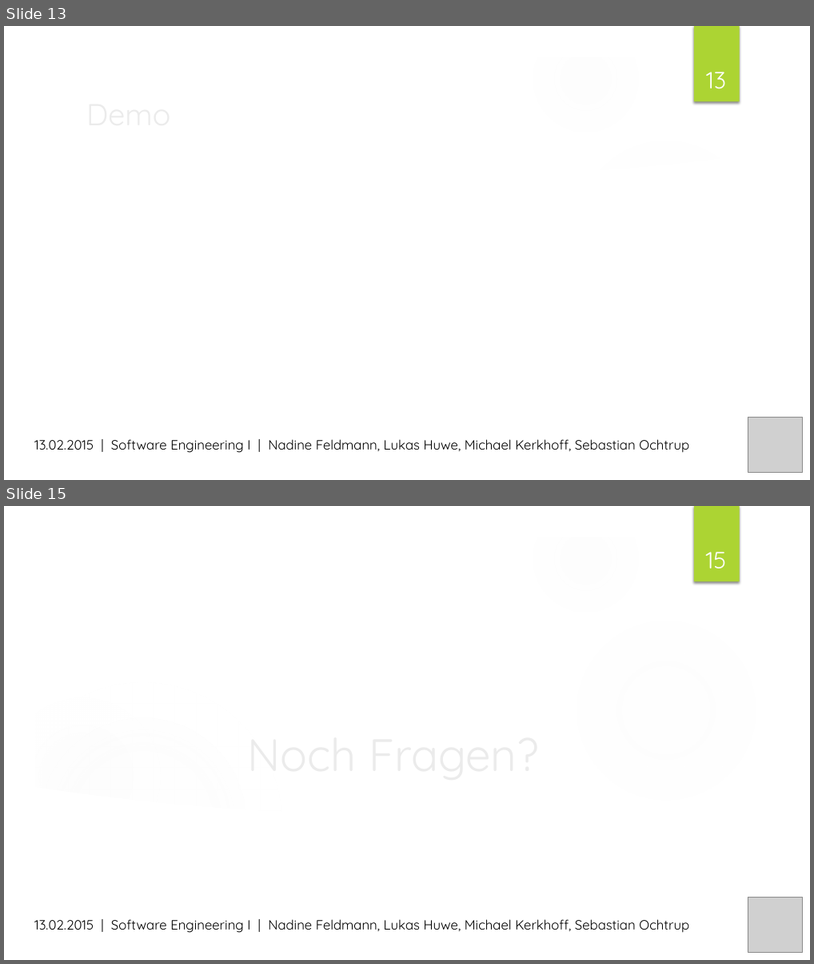
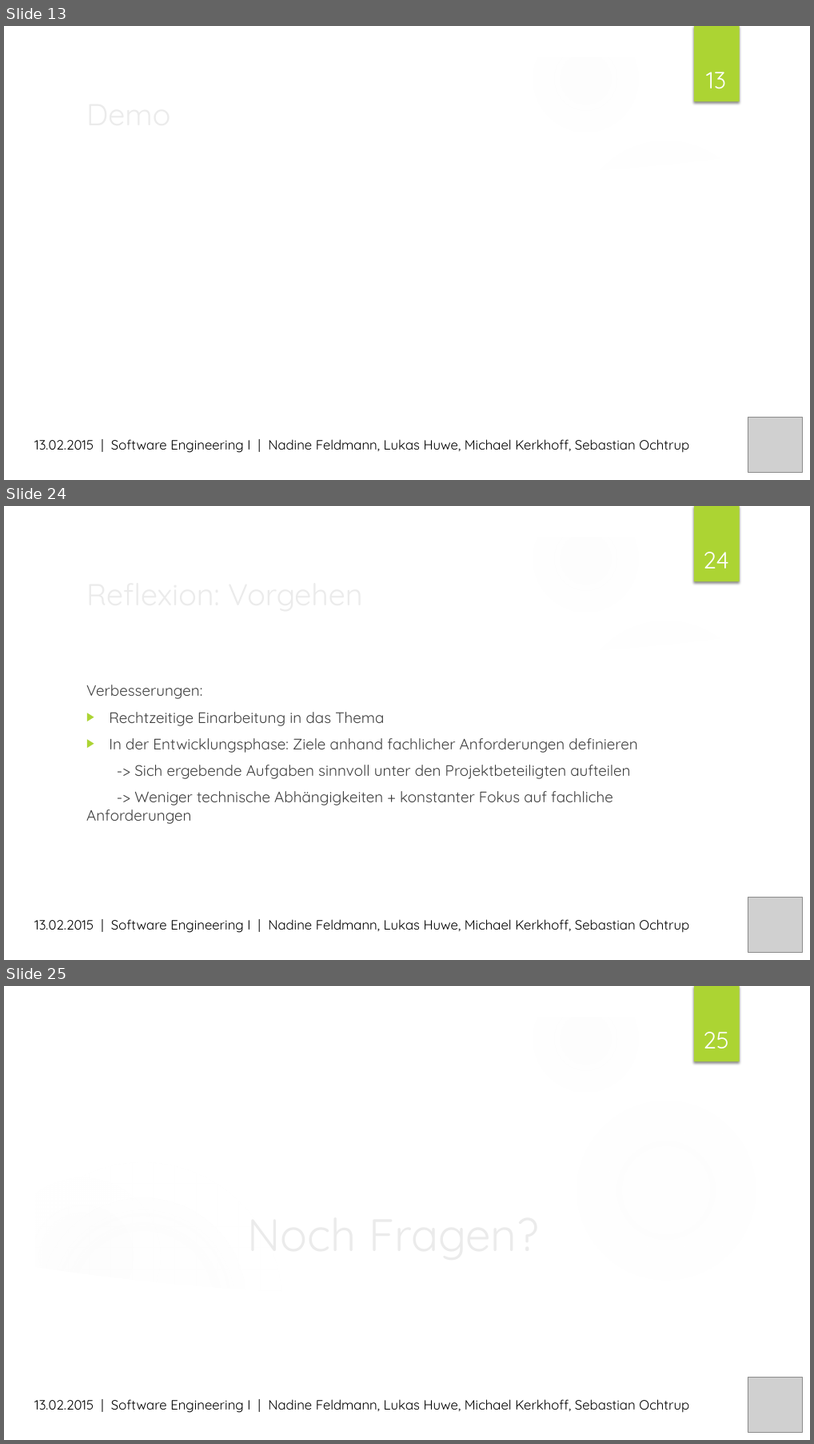
Before and after one commit to MrXXX92/pwsafe, a slide deck: Dokumentation/PWSafe Präsentation.pptx. Shown one above the other, each under a label of ours: slides 13 and 15 before the commit, slides 13, 24 and 25 after it; the slides between them are not shown. The pictures are 814x964 and 814x1444 pixels, drawn with LibreOffice and Linux fonts; fonts in the diff are those of the drawing; grey boxes stand for pictures; background and template pictures are left out. Boxes give left, top, right and bottom in pixels: in the first picture for what was removed or moved away, otherwise in the second. Text is boxed around its words. In the diff, an @@ line names an element or a change of style, - is before the commit and + after.

```diff
--- a/Dokumentation/PWSafe Präsentation.pptx
+++ b/Dokumentation/PWSafe Präsentation.pptx
@@ slide 24 added at (x1=4, y1=506, x2=810, y2=960), background picture (left out); not listed: 9 template elements that a slide beside it also shows @@
@@ page number added at (x1=703, y1=552, x2=730, y2=568), 28 pt, text #FFFFFF @@
+24
@@ title added at (x1=80, y1=570, x2=660, y2=616), 36 pt, text #EBEBEB @@
+Reflexion: Vorgehen
@@ text added at (x1=86, y1=684, x2=638, y2=824), 18 pt, text #404040 @@
+Verbesserungen:
+▶ Rechtzeitige Einarbeitung in das Thema
+▶ In der Entwicklungsphase: Ziele anhand fachlicher Anforderungen definieren
+-> Sich ergebende Aufgaben sinnvoll unter den Projektbeteiligten aufteilen
+-> Weniger technische Abhängigkeiten + konstanter Fokus auf fachliche Anforderungen
@@ picture added at (x1=748, y1=896, x2=802, y2=952) @@
@@ text added at (x1=34, y1=919, x2=690, y2=932), 16 pt, text #000000 @@
+13.02.2015 | Software Engineering I | Nadine Feldmann, Lukas Huwe, Michael Kerkhoff, Sebastian Ochtrup
@@ what was slide 15 is now slide 25 @@
@@ page number at (x1=703, y1=1032, x2=730, y2=1048): text changed @@
-15
+25
```
Also in this commit, not shown: 1 slide changed, 9 other slides added.
